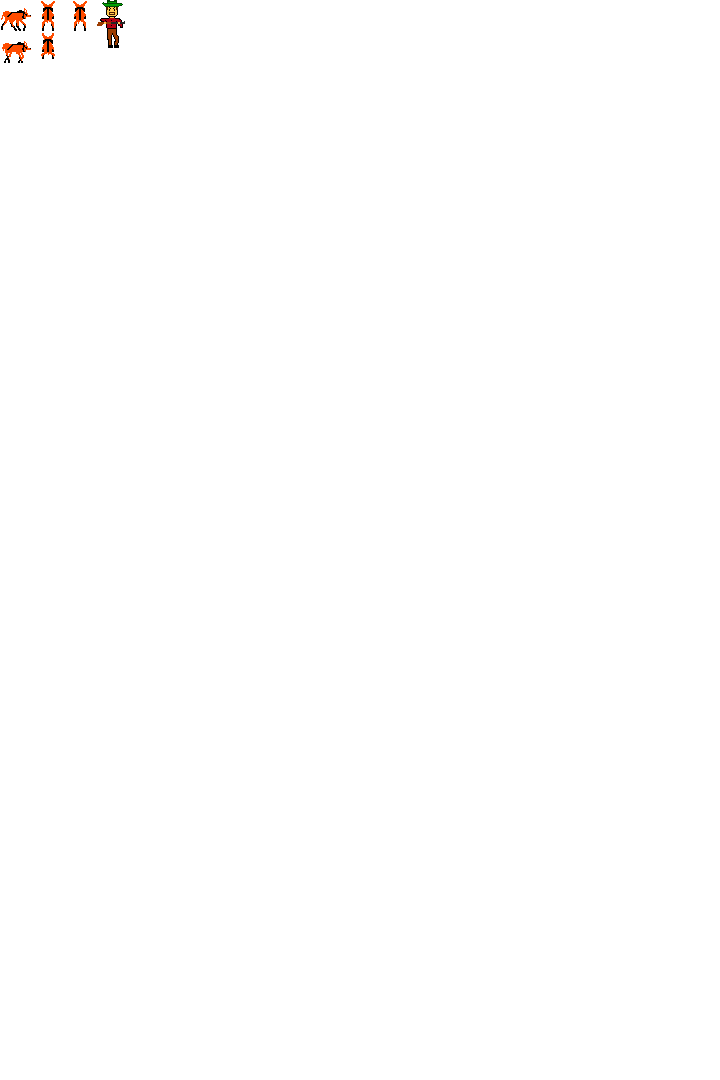
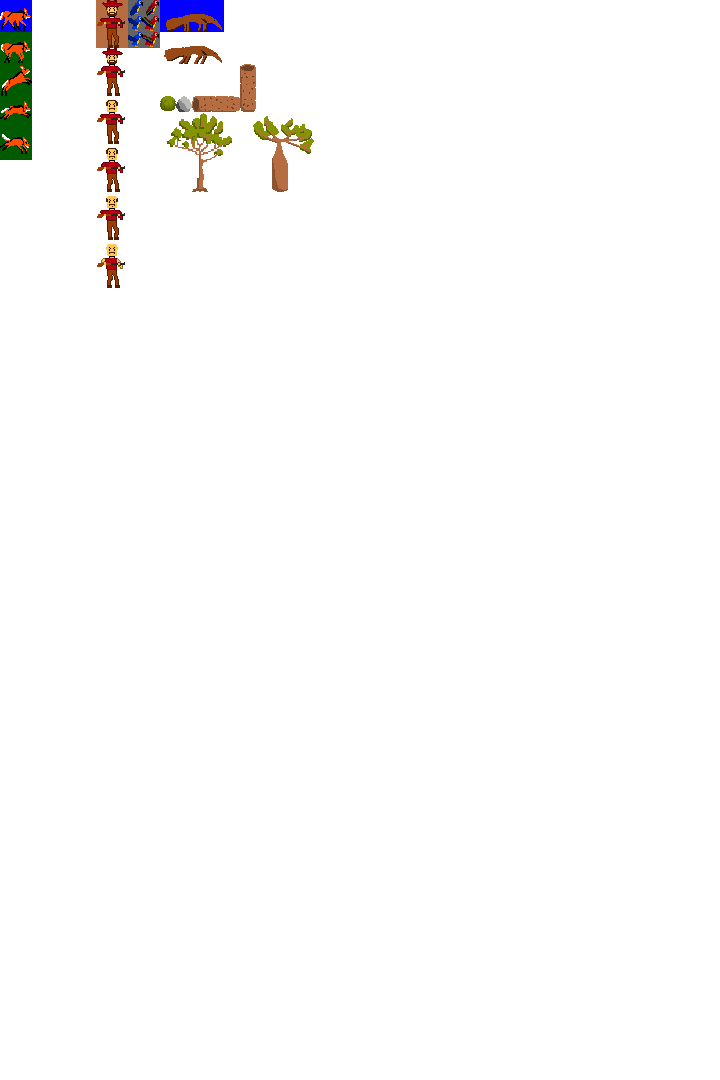
Before/after of a (720, 1080) layered artwork. What changed in the layer stack:
added layer "Paint Layer 9" (2nd of 2) above "Arara" over (128, 0, 256, 128)
added group "Arara-voo1" with 2 layers above "Arara-voo2" over (128, 0, 192, 128)
added layer "Paint Layer 12" (2nd of 6, in "Arara-voo1") in group "Arara-voo1" over (128, 0, 192, 128)
added layer "Paint Layer 13" (2nd of 6, in "Arara-voo1") in group "Arara-voo1" over (128, 0, 192, 128)
added group "Arara-voo2" with 2 layers above "Arara-azul_voo2" over (128, 0, 192, 128)
added layer "Paint Layer 12" (3rd of 6, in "Arara-voo2") in group "Arara-voo2" over (128, 0, 192, 128)
added layer "Paint Layer 13" (3rd of 6, in "Arara-voo2") in group "Arara-voo2" over (128, 0, 192, 128)
added group "Pedra" (1st of 2) with 2 layers above "Baoba" over (97, 64, 256, 192)
added group "Baoba" (1st of 2) with 3 layers above "Árvore" over (192, 64, 314, 192)
added layer "Paint Layer 8" in group "Baoba" over (192, 64, 314, 192)
added group "Árvore" with 3 layers above "Arbusto" over (160, 64, 256, 192)
added layer "Paint Layer 7" in group "Árvore" over (160, 64, 256, 192)
added layer "Paint Layer 6" in group "Árvore" over (160, 64, 256, 192)
added group "Arbusto" with 2 layers above "Forest tileset v2.png" over (128, 0, 256, 192)
hid "lobo-guara" (1st of 2, in "Guarazin"), painted on it over (0, 0, 305, 128)
added layer "lobo-guara" (2nd of 2, in "Guarazin") in group "Guarazin" over (0, 0, 305, 128)
showed "Player_horizontal_borders", painted on it over (0, 0, 55, 160)
painted on "Caçador" (2nd of 4, in "Caçador") over (73, 0, 192, 128)
added layer "hunter.png" (1st of 3, in "Caçador") in group "Caçador" over (73, 0, 128, 192)
added group "Caçador_comum" with 3 layers above "Caçador_careca" over (97, 64, 256, 256)
added layer "hunter.png" (2nd of 3, in "Caçador_comum") in group "Caçador_comum" over (97, 64, 256, 256)
…and 34 more changes (33 added, 1 visibility)
